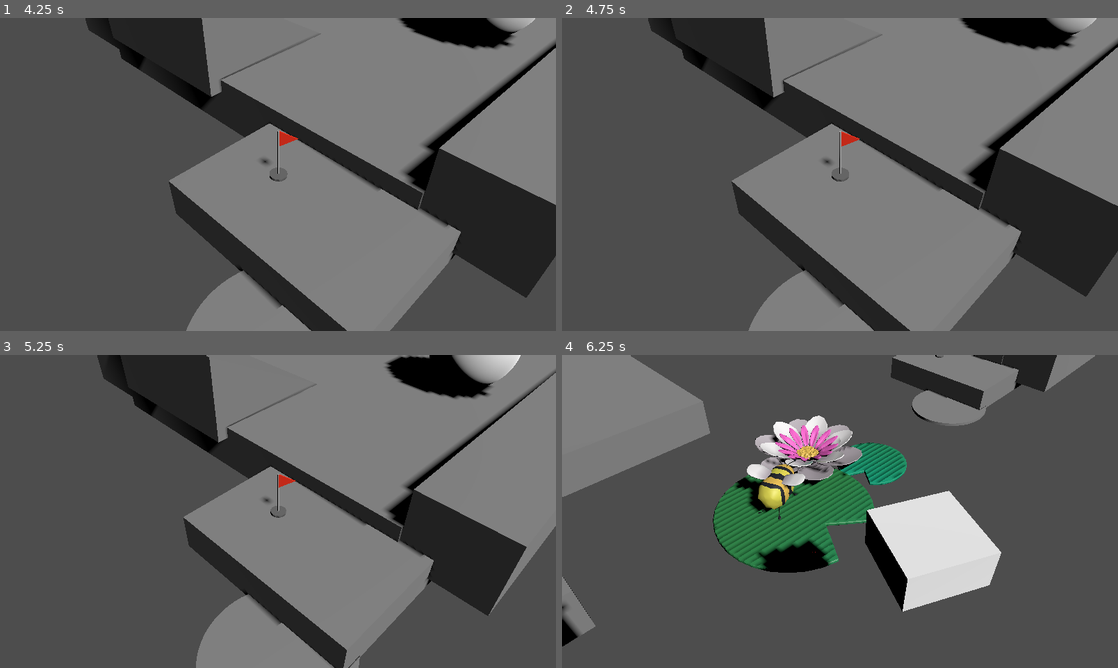
Above: before the commit, frames 1-4 (two rows, left to right).
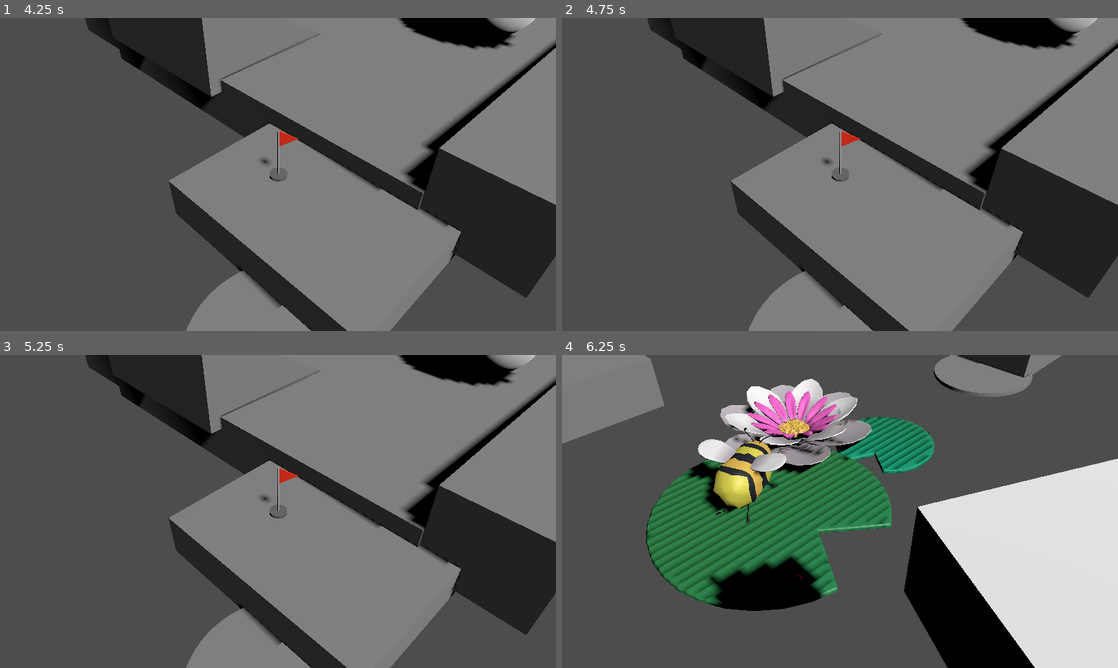
Above: after the commit, the same moments.

Repository: melonboyo/entomo
Game: Godot game, scene res://Scenes/Menus/MainMenu/MainMenu.tscn
Two runs of this game, one before a commit and one after it. Both use one fixed random seed, a clock stepped at 60 frames per second and the inputs below.
Inputs (mouse positions are in pixels of both pictures, inside the frame that each line leads up to):
- Up to frame 1 (4.25 s): click "Play" at 0.5 s; tap Enter at 1.25 s; move the mouse to (250, 237) at 1.27 s; hold Up (ui_up) 1.28-2 s; tap E (interact) at 1.35 s; click (250, 237) at 1.42 s; tap Space (move_jump) at 1.52 s; drag from (444, 221) to (250, 237) at 2.02 s; move the mouse to (111, 127) at 2.77 s; hold A (move_left) 2.78-3.5 s; tap Shift at 2.85 s; drag from (305, 174) to (111, 127) at 3.52 s
- Up to frame 2 (4.75 s): move the mouse to (756, 96) at 4.27 s; hold Down (ui_down) from 4.28 s (still down); tap E (interact) at 4.35 s; tap Space (move_jump) at 4.52 s
- Up to frame 3 (5.25 s): release Down (ui_down) at 5 s; drag from (400, 495) to (194, 433) at 5.02 s
- Up to frame 4 (6.25 s): move the mouse to (728, 527) at 5.77 s; hold Up (ui_up) from 5.78 s (still down); tap Shift at 5.85 s; click (728, 527) at 5.92 s

Frame 1 is identical in both runs. In frame 2, 1.1% of the frame differs, in the area x 15-100%, y 0-100%; in frame 3, 16%; in frame 4, 50%, in the area x 0-100%, y 0-100%.

Commit message:
small fixes

Diff:
--- a/GameController/Camera.gd
+++ b/GameController/Camera.gd
@@ -41,11 +41,11 @@
 		return
 
 	# For testing, up and down keys to manually change zoom
-	if not zoom_tween or not zoom_tween.is_running():
-		if Input.is_action_just_pressed("ui_down"):
-			zoom_level += 1
-		elif Input.is_action_just_pressed("ui_up"):
-			zoom_level -= 1
+	#if not zoom_tween or not zoom_tween.is_running():
+	#	if Input.is_action_just_pressed("ui_down"):
+	#		zoom_level += 1
+	#	elif Input.is_action_just_pressed("ui_up"):
+	#		zoom_level -= 1
 
 # Creates a tween that animates between the previous zoom and the new zoom
 func zoom():
--- a/Scenes/Menus/OptionsMenu/OptionsMenu.tscn
+++ b/Scenes/Menus/OptionsMenu/OptionsMenu.tscn
@@ -1,10 +1,11 @@
-[gd_scene load_steps=9 format=3 uid="uid://b52yugfrhuywh"]
+[gd_scene load_steps=10 format=3 uid="uid://b52yugfrhuywh"]
 
 [ext_resource type="Script" path="res://Scenes/Menus/OptionsMenu/options_menu.gd" id="1_55mik"]
 [ext_resource type="FontFile" uid="uid://0pcsmgvhx3hf" path="res://Kavoon-Regular.ttf" id="1_xypns"]
 [ext_resource type="StyleBox" uid="uid://dhgnclwd1fv1p" path="res://buttonstyle.tres" id="2_0m3vy"]
 [ext_resource type="Script" path="res://Scripts/music_slider.gd" id="3_h5cyc"]
 [ext_resource type="Script" path="res://Scripts/sfx_slider.gd" id="4_53fsi"]
+[ext_resource type="Script" path="res://Scenes/Menus/OptionsMenu/audio.gd" id="4_woftf"]
 [ext_resource type="Script" path="res://Scenes/controls.gd" id="5_l6fbn"]
 [ext_resource type="PackedScene" uid="uid://bv3t0wpvtft44" path="res://Scenes/Menus/OptionsMenu/input_button.tscn" id="7_ubh7r"]
 
@@ -57,6 +58,7 @@
 layout_mode = 2
 focus_mode = 0
 theme_override_styles/tab_selected = ExtResource("2_0m3vy")
+script = ExtResource("4_woftf")
 metadata/_tab_index = 0
 
 [node name="MarginContainer" type="MarginContainer" parent="TabContainer/Audio"]
--- /dev/null
+++ b/Scenes/Menus/OptionsMenu/audio.gd
@@ -0,0 +1,11 @@
+extends TabBar
+
+
+# Called when the node enters the scene tree for the first time.
+func _ready() -> void:
+	pass # Replace with function body.
+
+
+# Called every frame. 'delta' is the elapsed time since the previous frame.
+func _process(delta: float) -> void:
+	pass
